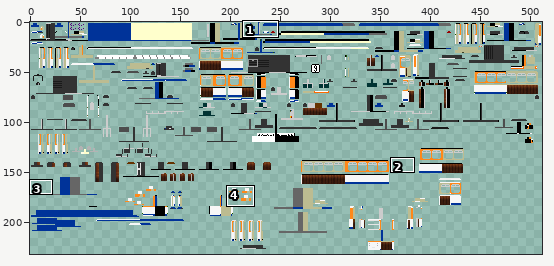
Edited in one commit: sprite sheet (src/main/resources/assets/tc/textures/trains/Duewag_GT6ER_White.png). Above: a wide view before the commit, with the close-up outlined.
Close-up. First the earlier version:
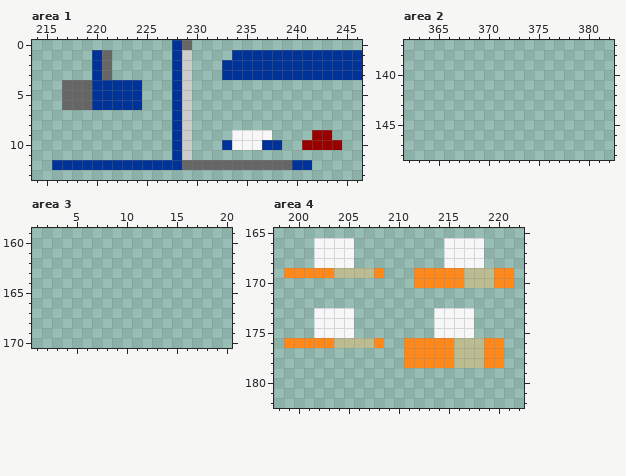
The file is 512x256 pixels. Colours within 5 levels of each other are drawn and written as one. Shown: area 1: x 214..246, y 0..13; area 2: x 362..382, y 137..148; area 3: x 1..20, y 159..170; area 4: x 198..222, y 165..182. The wide view leaves out empty margins. The commit also changed other parts of the picture, which this record leaves out.
And afterwards:
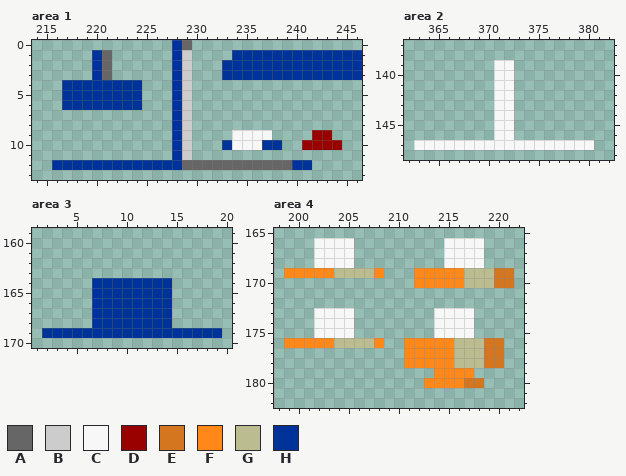
Palette (. is transparent): A #666666  B #cccccc  C #f7f7f7  D #990000  E #d3761f  F #ff8819  G #bcbc91  H #003399
What changed:
Area 1:
Colour A becomes colour H in rows 4 to 6 at x 217 to 219.
Area 2:
The author put colour C in rows 139 to 146 at x 371 to 372; in row 147 at x 363 to 380.
Area 3:
The author put colour H in rows 164 to 168 at x 7 to 14; in row 169 at x 2 to 19.
Area 4:
The author put colour E in row 180 at x 217 to 218.
Colour F becomes colour E in rows 169 to 170 at x 220 to 221; in rows 176 to 178 at x 219 to 220.
The author put colour F in row 179 at x 214 to 217; in row 180 at x 213 to 216.
Pixel boxes of the changes (left, top, right, bottom) in both close-ups:
changed: (62, 80, 92, 110)
added: (414, 60, 594, 150)
added: (42, 278, 222, 338)
changed: (494, 268, 514, 288)
changed: (424, 338, 504, 388)
